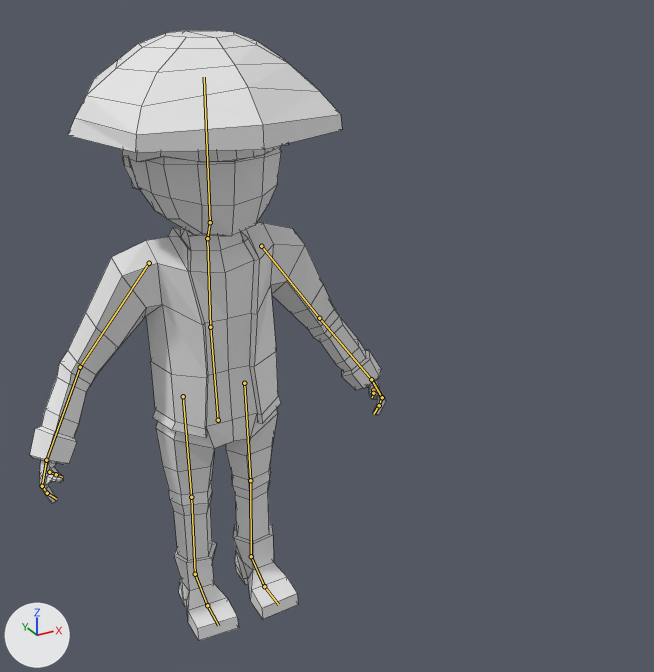
What one commit did to the Blender file Map/Assets/Models/Yamato_civil/yamato_civil.blend.
Both versions are drawn from a camera (50 mm lens) standing at (-7.53, -19.47, 16.96) and looking at (2.4, -1.41, 7.93). The axes (+X, +Y, +Z) are drawn at lower left. The lights are the same throughout. The bones that bend it are drawn over the model as lines. Mesh edges are drawn as thin lines.

The first picture shows 'Yamato'.
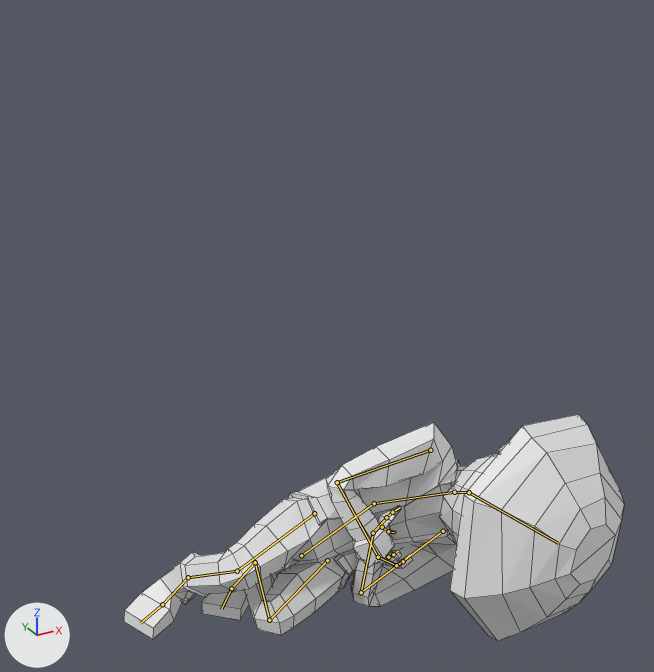
The newer file adds an action. The first version stands in its rest pose; the second is drawn at frame 15 of the action 'Dead.001'.

What changed in the scene script:
```text
Change bone_abdomen:
    where bone_abdomen = bpy.data.objects['Armature'].pose.bones['abdomen']  # child of 'root'
    bone_abdomen.location: (0.0, 0.0, 0.0) -> (-0.52, -4.09, 1.98)
    bone_abdomen.rotation_quaternion: (1.0, 0.0, 0.0, 0.0) -> (0.784, 0.54, 0.026, -0.305)  # degrees (0, 0, 0) -> degrees (63, 22, -29)
Change bone_pecho:
    where bone_pecho = bpy.data.objects['Armature'].pose.bones['pecho']  # child of 'abdomen'
    bone_pecho.rotation_quaternion: (1.0, 0.0, 0.0, 0.0) -> (0.753, -0.275, -0.192, 0.566)  # degrees (0, 0, 0) -> degrees (-39, 1, 73)
Change bone_cabeza:
    where bone_cabeza = bpy.data.objects['Armature'].pose.bones['cabeza']  # child of 'cuello'
    bone_cabeza.rotation_quaternion: (1.0, 0.0, 0.0, 0.0) -> (0.893, -0.444, -0.004, 0.077)  # degrees (0, 0, 0) -> degrees (-53, 3, 8)
Change bone_brazo_l:
    where bone_brazo_l = bpy.data.objects['Armature'].pose.bones['brazo_L']  # child of 'pecho'
    bone_brazo_l.rotation_quaternion: (1.0, 0.0, 0.0, 0.0) -> (0.924, -0.282, -0.116, -0.231)  # degrees (0, 0, 0) -> degrees (-30, -20, -23)
Change bone_antebrazo_l:
    where bone_antebrazo_l = bpy.data.objects['Armature'].pose.bones['antebrazo_L']  # child of 'brazo_L'
    bone_antebrazo_l.rotation_quaternion: (1.0, 0.0, 0.0, 0.0) -> (0.604, -0.678, -0.17, -0.383)  # degrees (0, 0, 0) -> degrees (-88, -46, -20)
Change bone_mano_l:
    where bone_mano_l = bpy.data.objects['Armature'].pose.bones['mano_L']  # child of 'antebrazo_L'
    bone_mano_l.rotation_quaternion: (1.0, 0.0, 0.0, 0.0) -> (0.983, -0.02, -0.014, -0.18)  # degrees (0, 0, 0) -> degrees (-2, -2, -21)
Change bone_brazo_r:
    where bone_brazo_r = bpy.data.objects['Armature'].pose.bones['brazo_R']  # child of 'pecho'
    bone_brazo_r.rotation_quaternion: (1.0, 0.0, 0.0, 0.0) -> (0.924, -0.282, 0.116, 0.231)  # degrees (0, 0, 0) -> degrees (-30, 20, 23)
Change bone_antebrazo_r:
    where bone_antebrazo_r = bpy.data.objects['Armature'].pose.bones['antebrazo_R']  # child of 'brazo_R'
    bone_antebrazo_r.rotation_quaternion: (1.0, 0.0, 0.0, 0.0) -> (0.673, -0.575, 0.218, 0.411)  # degrees (0, 0, 0) -> degrees (-68, 50, 28)
Change bone_mano_r:
    where bone_mano_r = bpy.data.objects['Armature'].pose.bones['mano_R']  # child of 'antebrazo_R'
    bone_mano_r.rotation_quaternion: (1.0, 0.0, 0.0, 0.0) -> (0.971, -0.149, 0.106, 0.157)  # degrees (0, 0, 0) -> degrees (-15, 15, 16)
Change bone_tibia_l:
    where bone_tibia_l = bpy.data.objects['Armature'].pose.bones['tibia_L']  # child of 'femur_L'
    bone_tibia_l.rotation_quaternion: (1.0, 0.0, 0.0, 0.0) -> (0.999, -0.016, -0.027, 0.032)  # degrees (0, 0, 0) -> degrees (-2, -3, 4)
Change bone_tibia_r:
    where bone_tibia_r = bpy.data.objects['Armature'].pose.bones['tibia_R']  # child of 'femur_R'
    bone_tibia_r.rotation_quaternion: (1.0, 0.0, 0.0, 0.0) -> (1.0, -0.014, 0.017, 0.009)  # degrees (0, 0, 0) -> degrees (-2, 2, 1)
Change bone_pie_l_control:
    where bone_pie_l_control = bpy.data.objects['Armature'].pose.bones['pie_L_control']  # child of 'root'
    bone_pie_l_control.rotation_quaternion: (1.0, 0.0, 0.0, 0.0) -> (0.923, 0.0, 0.001, -0.385)  # degrees (0, 0, 0) -> degrees (0, 0, -45)
Change bone_pie_l_001:
    where bone_pie_l_001 = bpy.data.objects['Armature'].pose.bones['pie_L.001']  # child of 'pie_L_control'
    bone_pie_l_001.rotation_quaternion: (1.0, 0.0, 0.0, 0.0) -> (0.955, 0.079, 0.194, -0.211)  # degrees (0, 0, 0) -> degrees (4, 24, -24)
Change bone_pie_r_control:
    where bone_pie_r_control = bpy.data.objects['Armature'].pose.bones['pie_R_control']  # child of 'root'
    bone_pie_r_control.rotation_quaternion: (1.0, 0.0, 0.0, 0.0) -> (0.857, 0.0, 0.002, -0.515)  # degrees (0, 0, 0) -> degrees (0, 0, -62)
Change bone_pie_r_001:
    where bone_pie_r_001 = bpy.data.objects['Armature'].pose.bones['pie_R.001']  # child of 'pie_R_control'
    bone_pie_r_001.rotation_quaternion: (1.0, 0.0, 0.0, 0.0) -> (0.985, 0.057, 0.111, -0.119)  # degrees (0, 0, 0) -> degrees (5, 13, -13)
```

Location of each change, (x1, y1, x2, y2) in pixels of the pictures (654 x 672 px):
'Yamato', posed (40% wider, 63% shorter)
    before: (30, 31, 386, 640)
    after: (124, 414, 624, 641)
bone 'abdomen', root to tip
    before: (218, 420) to (210, 327)
    after: (301, 555) to (374, 503)
bone 'pecho', root to tip
    before: (210, 327) to (207, 238)
    after: (374, 503) to (454, 492)
bone 'cabeza', root to tip
    before: (210, 222) to (204, 77)
    after: (469, 492) to (558, 543)
bone 'brazo_L', root to tip
    before: (261, 246) to (319, 318)
    after: (443, 531) to (361, 592)
bone 'antebrazo_L', root to tip
    before: (319, 318) to (371, 379)
    after: (361, 592) to (373, 533)
bone 'mano_L', root to tip
    before: (371, 379) to (382, 397)
    after: (373, 533) to (386, 517)
bone 'brazo_R', root to tip
    before: (149, 263) to (80, 367)
    after: (430, 450) to (337, 482)
bone 'antebrazo_R', root to tip
    before: (80, 367) to (46, 460)
    after: (337, 482) to (378, 557)
bone 'mano_R', root to tip
    before: (46, 460) to (42, 486)
    after: (378, 557) to (396, 565)
bone 'tibia_L', root to tip
    before: (250, 480) to (251, 556)
    after: (269, 620) to (255, 562)
bone 'tibia_R', root to tip
    before: (191, 497) to (195, 574)
    after: (237, 571) to (188, 577)
